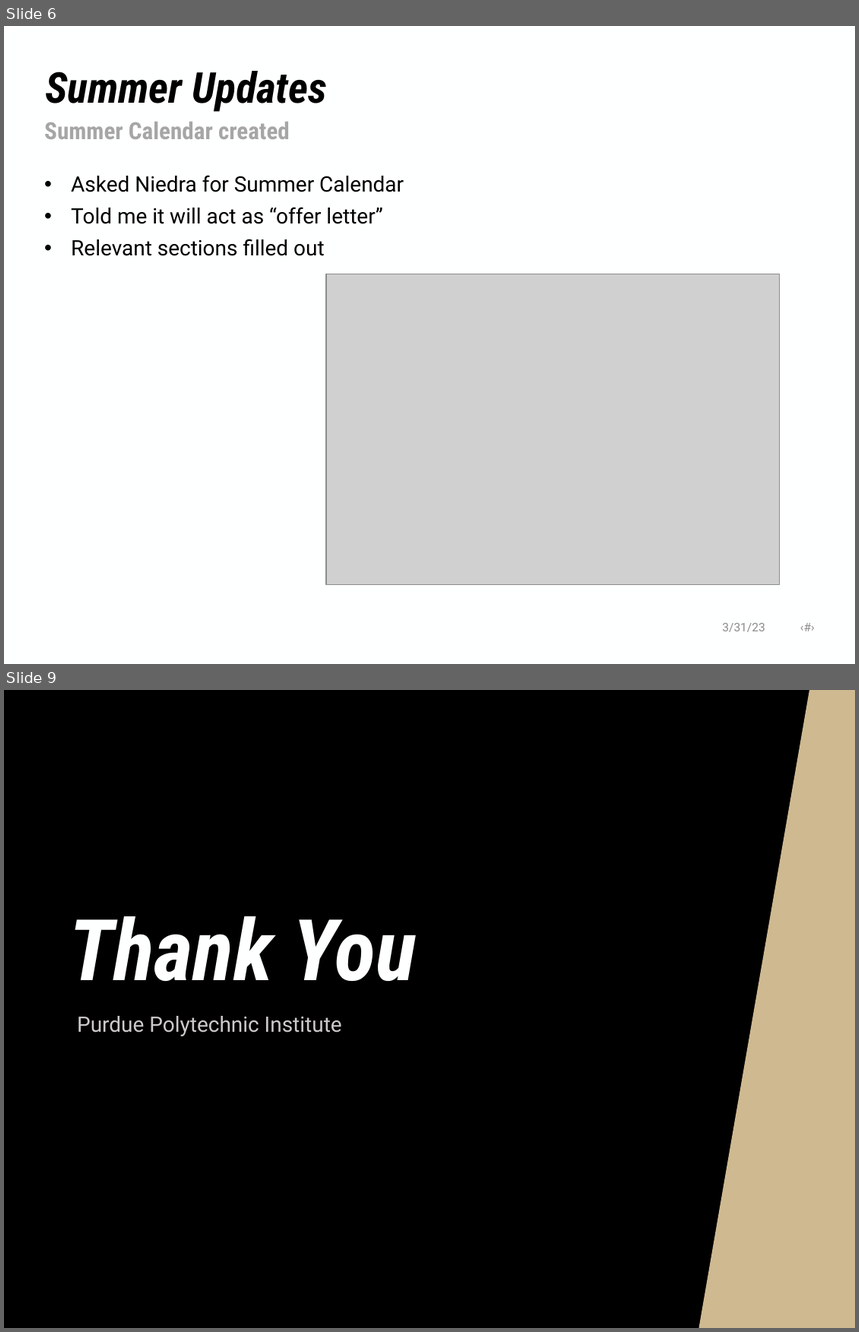
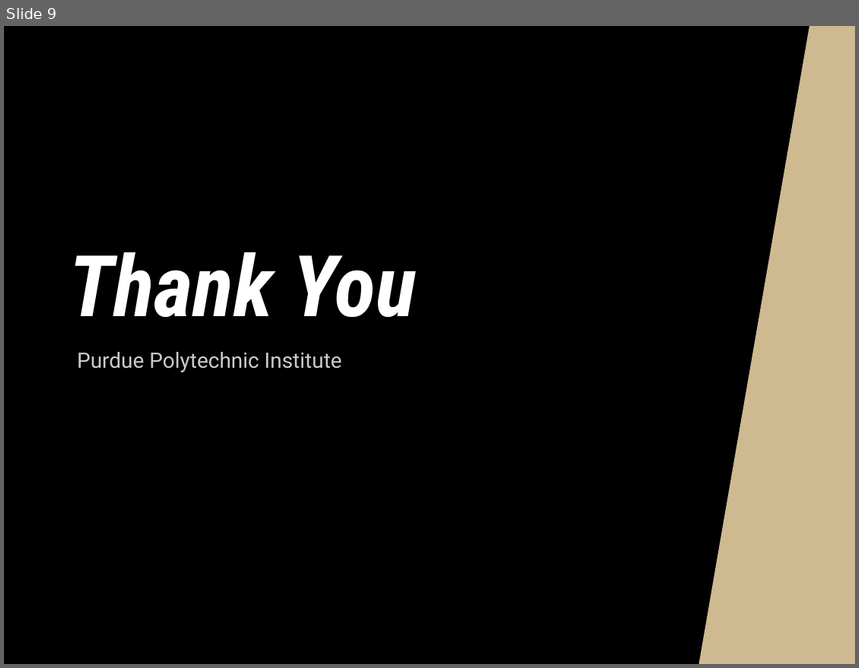
Before and after one commit to NHuang58/Biomedical_Device_PCB, a slide deck: Documentation/Slides/Week_31.pptx. Shown one above the other, each under a label of ours: slides 6 and 9 before the commit, slide 9 after it; the slides between them are not shown. The pictures are 859x1332 and 859x668 pixels, drawn with LibreOffice and Linux fonts; fonts in the diff are those of the drawing; grey boxes stand for pictures; background and template pictures are left out. Boxes give left, top, right and bottom in pixels: in the first picture for what was removed or moved away, otherwise in the second. Text is boxed around its words. In the diff, an @@ line names an element or a change of style, - is before the commit and + after.

```diff
--- a/Documentation/Slides/Week_31.pptx
+++ b/Documentation/Slides/Week_31.pptx
@@ slide 6 removed at (4,26,855,664), background #FEFFFF @@
@@ title removed at (45,71,327,112) @@
-Summer Updates
@@ text removed at (44,122,290,139) @@
-Summer Calendar created
@@ text removed at (71,175,404,256) @@
-• Asked Niedra for Summer Calendar
-• Told me it will act as “offer letter”
-• Relevant sections filled out
@@ picture removed at (326,275,780,585) @@
@@ text removed at (722,623,765,632) @@
-3/31/23 ‹#›
```
Also in this commit, not shown: 7 slides changed, 1 slide added, 13 other files.
